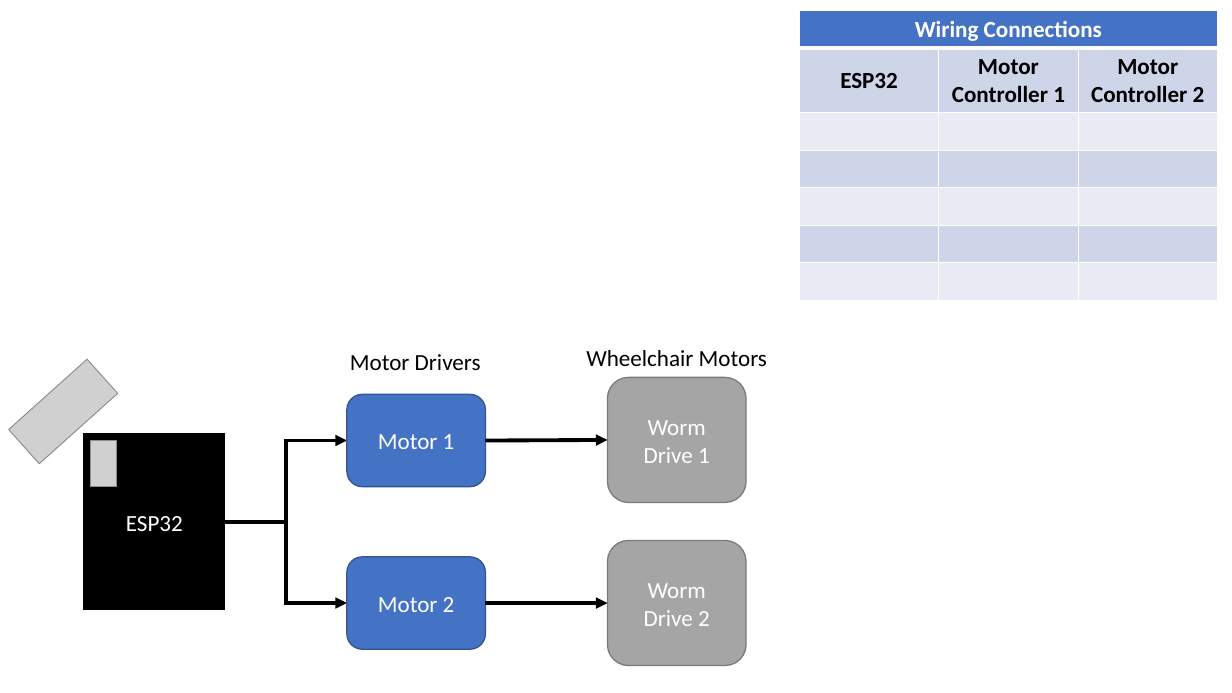
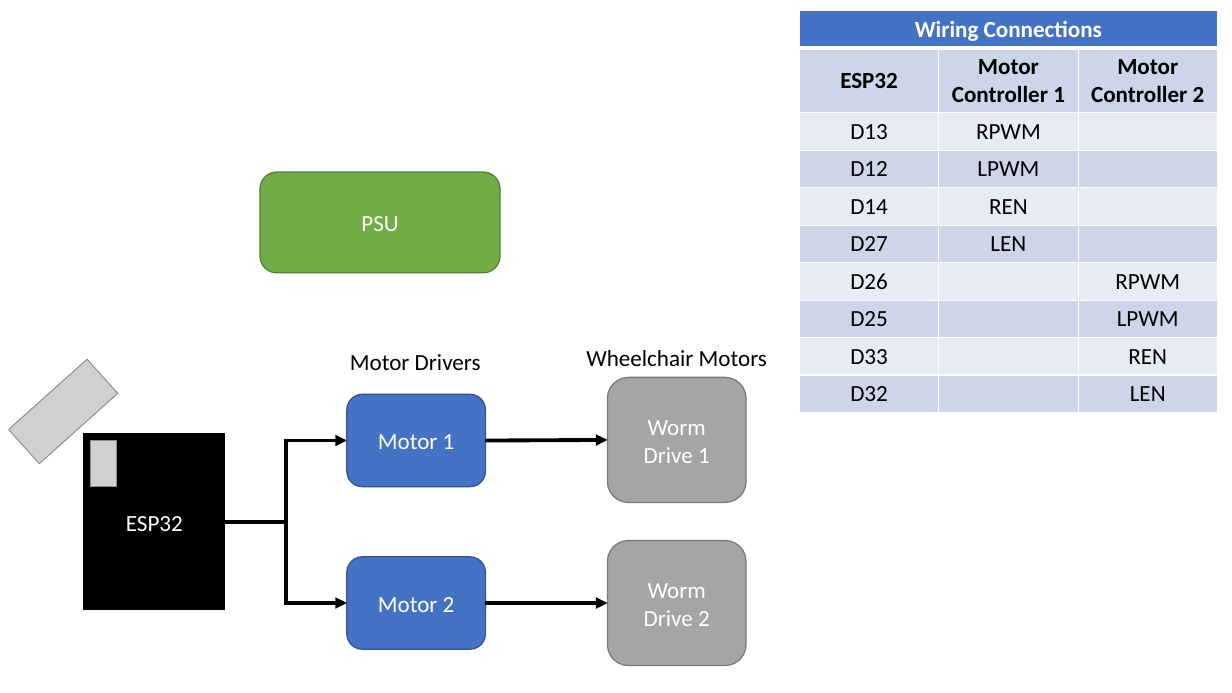
Before and after one commit to JamesHolland181/Mobile-Gantry, a slide deck: slide 3 of images/electronics diagram.pptx. Drawn at 1232x693 pixels with LibreOffice and Linux fonts; fonts in the diff are those of the drawing; grey boxes stand for pictures. Boxes give left, top, right and bottom in pixels: in the first picture for what was removed or moved away, otherwise in the second. Text is boxed around its words. In the diff, an @@ line names an element or a change of style, - is before the commit and + after.

```diff
--- a/images/electronics diagram.pptx
+++ b/images/electronics diagram.pptx
@@ table at box(799, 10, 1218, 412) @@
-row 3:  |  | 
-row 4:  |  | 
-row 5:  |  | 
-row 6:  |  | 
-row 7:  |  | 
+row 3: D13 | RPWM | 
+row 4: D12 | LPWM | 
+row 5: D14 | REN | 
+row 6: D27 | LEN | 
+row 7: D26 |  | RPWM
+row 8: D25 |  | LPWM
+row 9: D33 |  | REN
+row 10: D32 |  | LEN
@@ rounded rectangle added at box(260, 172, 500, 273), fill #70AD47, outline #538035 1 pt, 18 pt, text #FFFFFF @@
+PSU
```
Also in this commit, not shown: 1 other slide changed, 10 other files.
